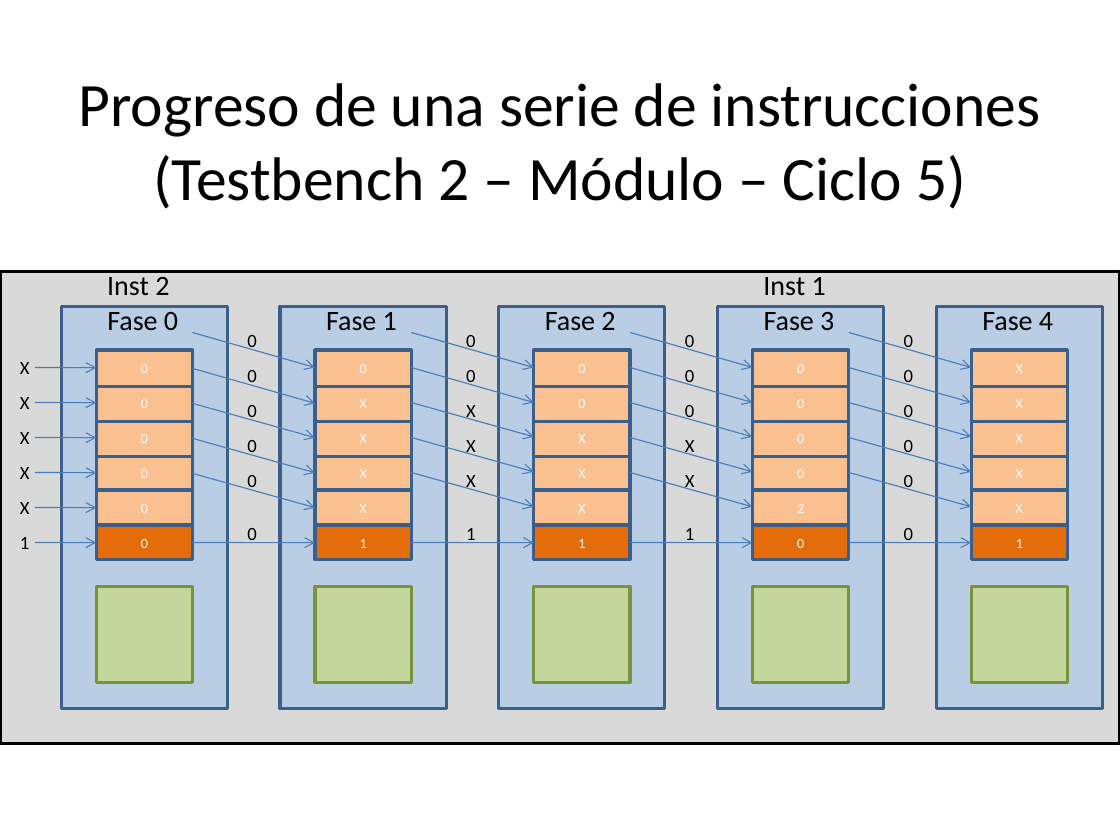
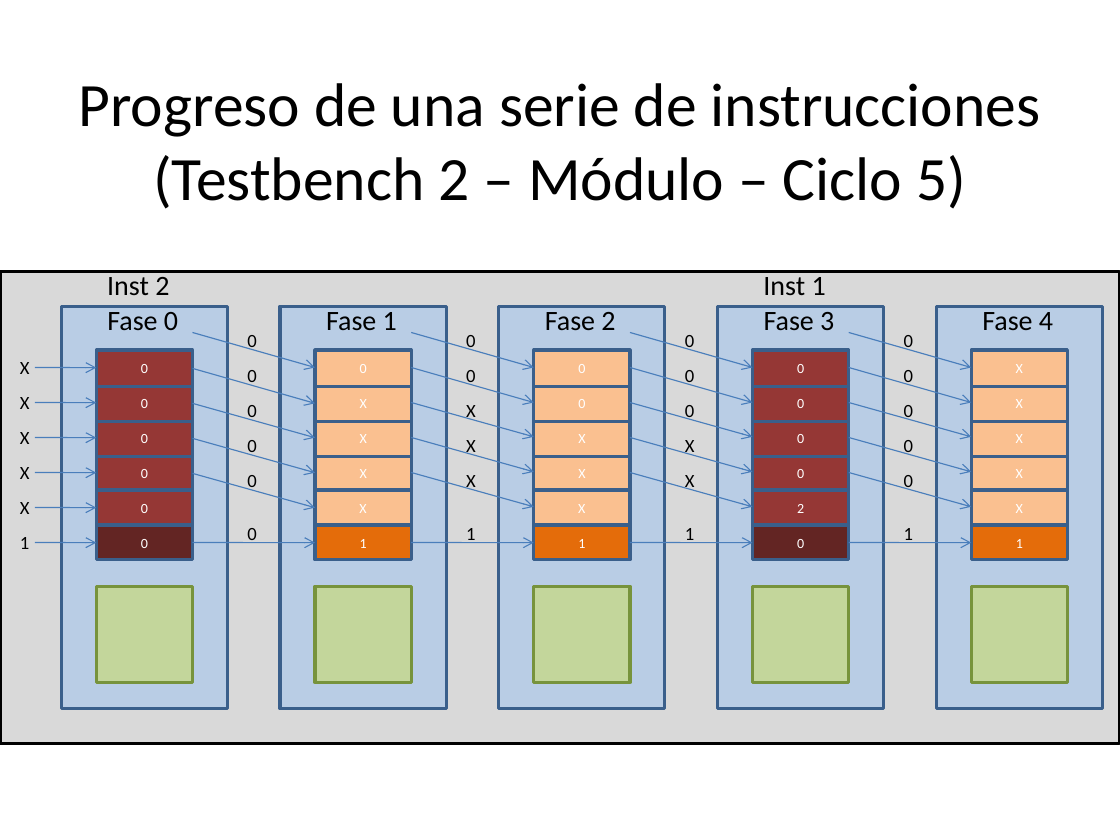
Before and after one commit to Agamb01/TFG, a slide deck: slide 8 of VHDL/Evita_conflictos/Presentacion.pptx (slide 7 before the commit). Drawn at 1120x840 pixels with LibreOffice and Linux fonts; fonts in the diff are those of the drawing. Boxes give left, top, right and bottom in pixels: in the first picture for what was removed or moved away, otherwise in the second. Text is boxed around its words. In the diff, an @@ line names an element or a change of style, - is before the commit and + after.

Commit message:
Modulo para evitar conflictos entre instrucciones
Completado con testbench y presentación ppt

```diff
--- a/VHDL/Evita_conflictos/Presentacion.pptx
+++ b/VHDL/Evita_conflictos/Presentacion.pptx
@@ fill #FAC090 to #953735 in 10 elements at (x1=96, y1=455, x2=193, y2=492), (x1=96, y1=491, x2=193, y2=525), (x1=96, y1=420, x2=193, y2=457), (x1=96, y1=385, x2=193, y2=422), (x1=96, y1=349, x2=193, y2=386), (x1=753, y1=455, x2=849, y2=492), (x1=753, y1=491, x2=849, y2=525), (x1=753, y1=420, x2=849, y2=457), (x1=753, y1=385, x2=849, y2=422), (x1=753, y1=349, x2=849, y2=386) @@
@@ rectangle "0" at (x1=96, y1=525, x2=193, y2=560): fill #E46C0A to #632523 @@
@@ rectangle "0" at (x1=753, y1=525, x2=849, y2=560): fill #E46C0A to #632523 @@
@@ text at (x1=904, y1=528, x2=913, y2=543): text changed @@
-0
+1
```
Also in this commit, not shown: 9 other slides changed, 1 slide added, 12 other files.
